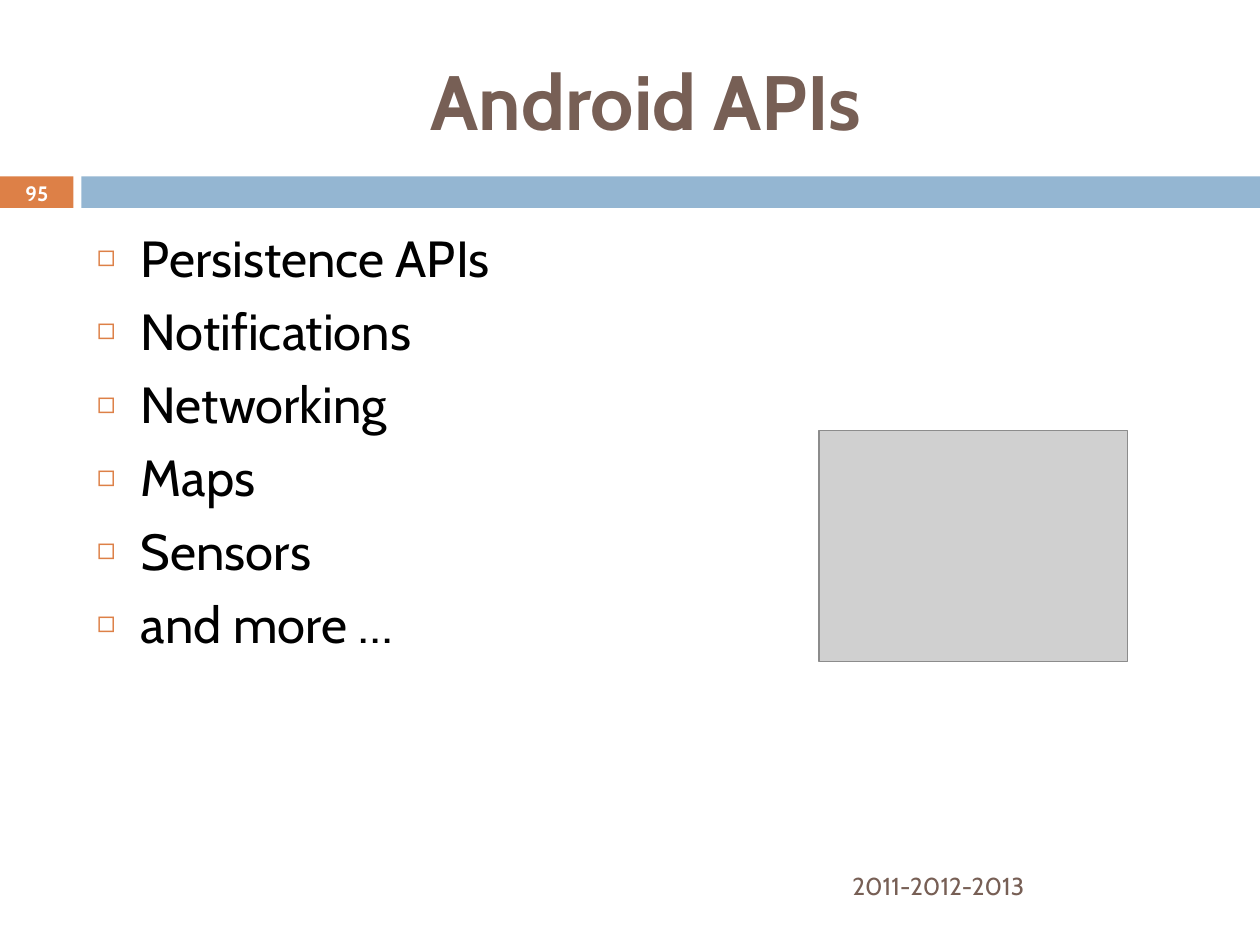
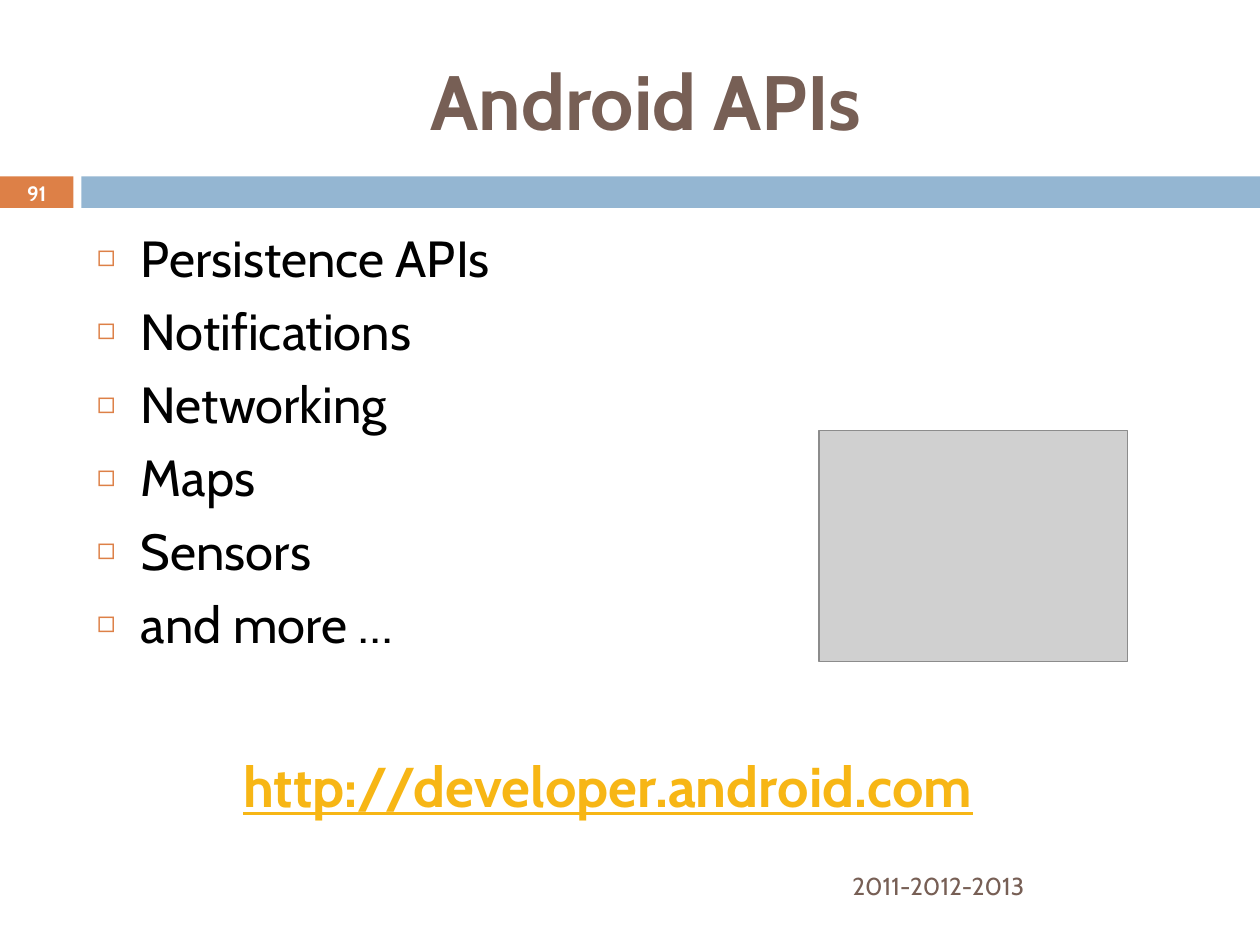
Before and after one commit to rominirani/StudentDevDays-2013-Goa-Android-Workshop, a slide deck: slide 91 of AndroidStudentDevDays-March-2013-MindStormSoftware.pptx (slide 95 before the commit). Drawn at 1260x945 pixels with LibreOffice and Linux fonts; fonts in the diff are those of the drawing; grey boxes stand for pictures; background and template pictures are left out. Boxes give left, top, right and bottom in pixels: in the first picture for what was removed or moved away, otherwise in the second. Text is boxed around its words. In the diff, an @@ line names an element or a change of style, - is before the commit and + after.

```diff
--- a/AndroidStudentDevDays-March-2013-MindStormSoftware.pptx
+++ b/AndroidStudentDevDays-March-2013-MindStormSoftware.pptx
@@ page number at [27, 186, 46, 201]: text changed @@
-95
+91
@@ text added at [243, 765, 972, 820], 32 pt, text #F7B615, bold, underline @@
+http://developer.android.com
```
Also in this commit, not shown: 3 other slides changed, 4 slides removed, 4 other files.
